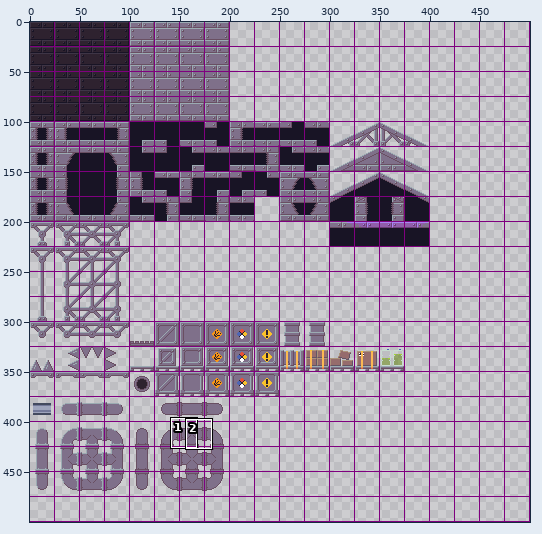
File history of a sprite sheet, sprites/terrain-metal-24x.png. Above, an overview of the earlier version with the close-up marked.
Close-up. Earlier state:
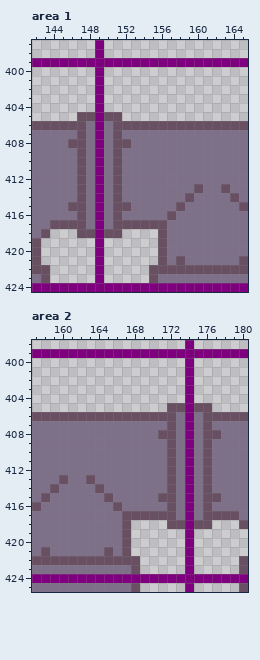
The file is 500x500 pixels. Colours within 5 levels of each other are drawn and written as one. Shown: area 1: x 142..165, y 397..424; area 2: x 157..180, y 398..425. The commit also changed other parts of the picture, which this record leaves out.
The same view after the edit:
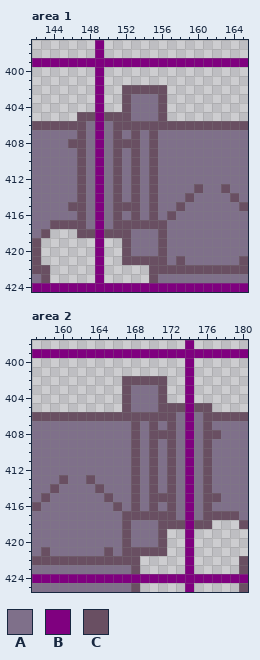
Palette (. is transparent): A #7f708a  B #7f007f  C #694f62
From old to new:
Area 1:
The author put colour A in rows 403 to 405 at x 153 to 155; in rows 418 to 420 at x 153 to 155.
The author put colour C in row 402 at x 152 to 156; in rows 403 to 405 at x 152 and 156; in rows 418 to 420 at x 152; in row 421 at x 152 to 155.
Colour A becomes colour C in rows 407 to 416 at x 153 and 155.
Area 2:
The author put colour A in rows 403 to 405 at x 168 to 170; in rows 418 to 420 at x 168 to 170.
The author put colour C in row 402 at x 167 to 171; in rows 403 to 405 at x 167 and 171; in rows 418 to 420 at x 171; in row 421 at x 168 to 171.
Colour A becomes colour C in rows 407 to 416 at x 168 and 170.
